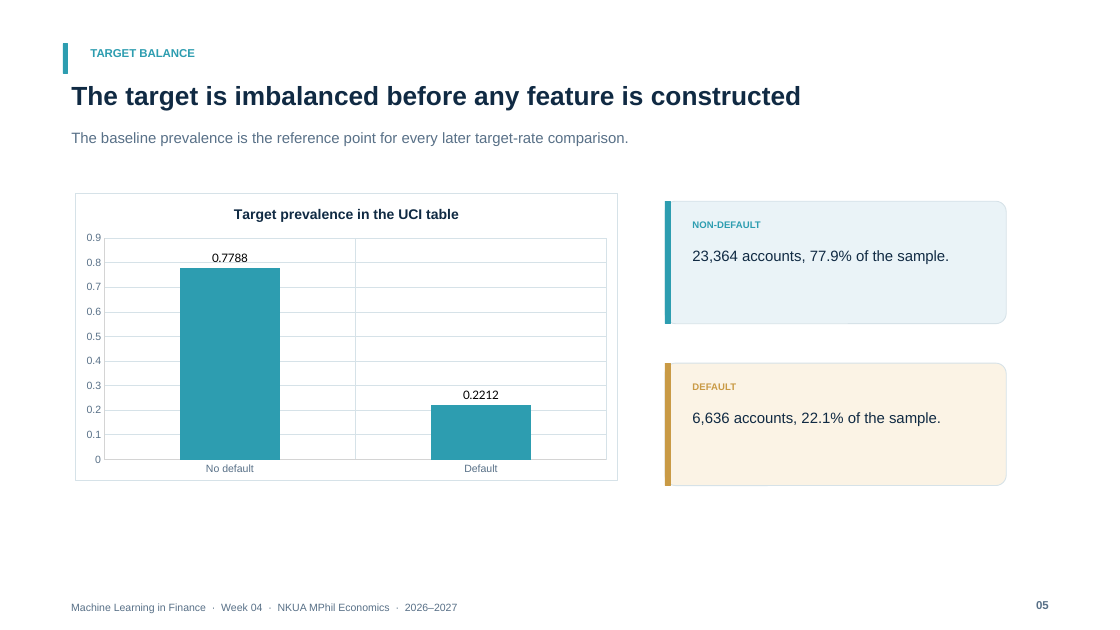
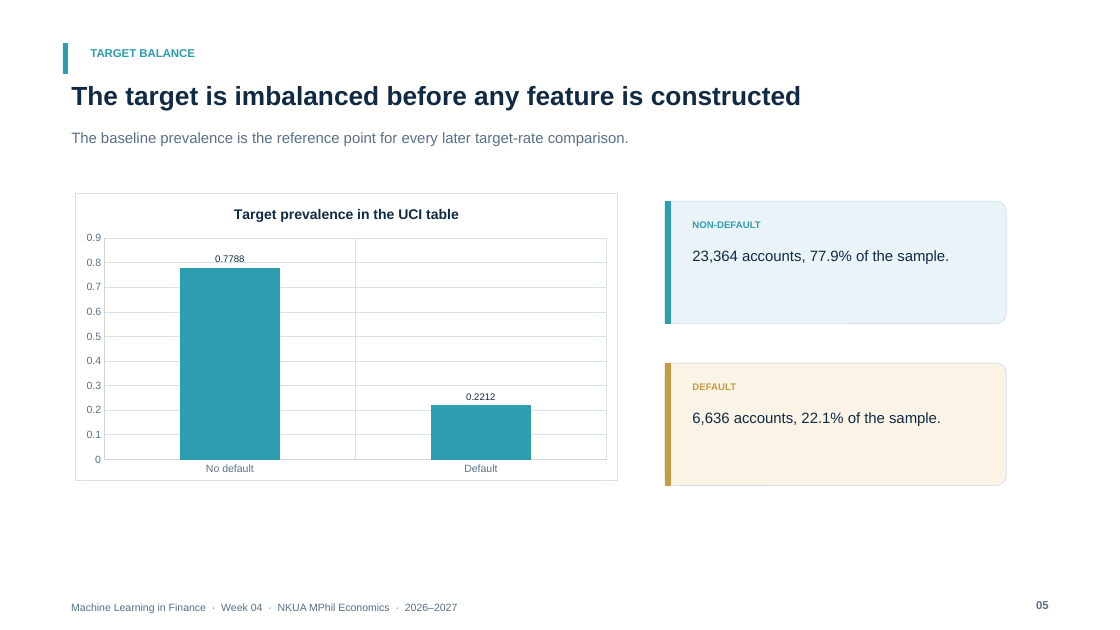
Before and after one commit to fkottas/Teaching-Courses, a slide deck: slide 5 of Machine Learning in Finance/2026-2027/lectures/week-04/slides/Lecture_04_Feature_Engineering_for_Financial_Data_2026-2027.pptx. Drawn at 1120x630 pixels with LibreOffice and Linux fonts; fonts in the diff are those of the drawing. Boxes give left, top, right and bottom in pixels: in the first picture for what was removed or moved away, otherwise in the second. Text is boxed around its words. In the diff, an @@ line names an element or a change of style, - is before the commit and + after.

```diff
--- a/Machine Learning in Finance/2026-2027/lectures/week-04/slides/Lecture_04_Feature_Engineering_for_Financial_Data_2026-2027.pptx
+++ b/Machine Learning in Finance/2026-2027/lectures/week-04/slides/Lecture_04_Feature_Engineering_for_Financial_Data_2026-2027.pptx
@@ column chart at (76, 192, 618, 481) @@
@@ data labels of Series 1 changed @@
```
Also in this commit, not shown: 13 other slides changed, 4 other files.
